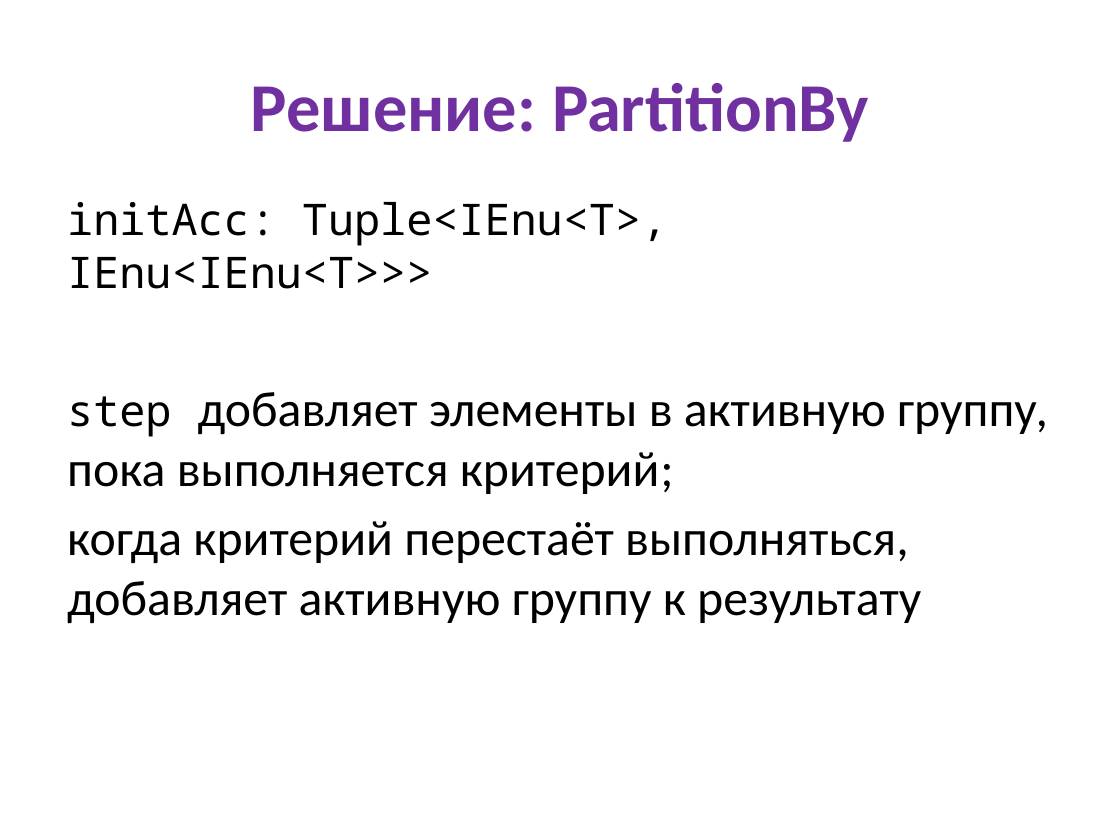
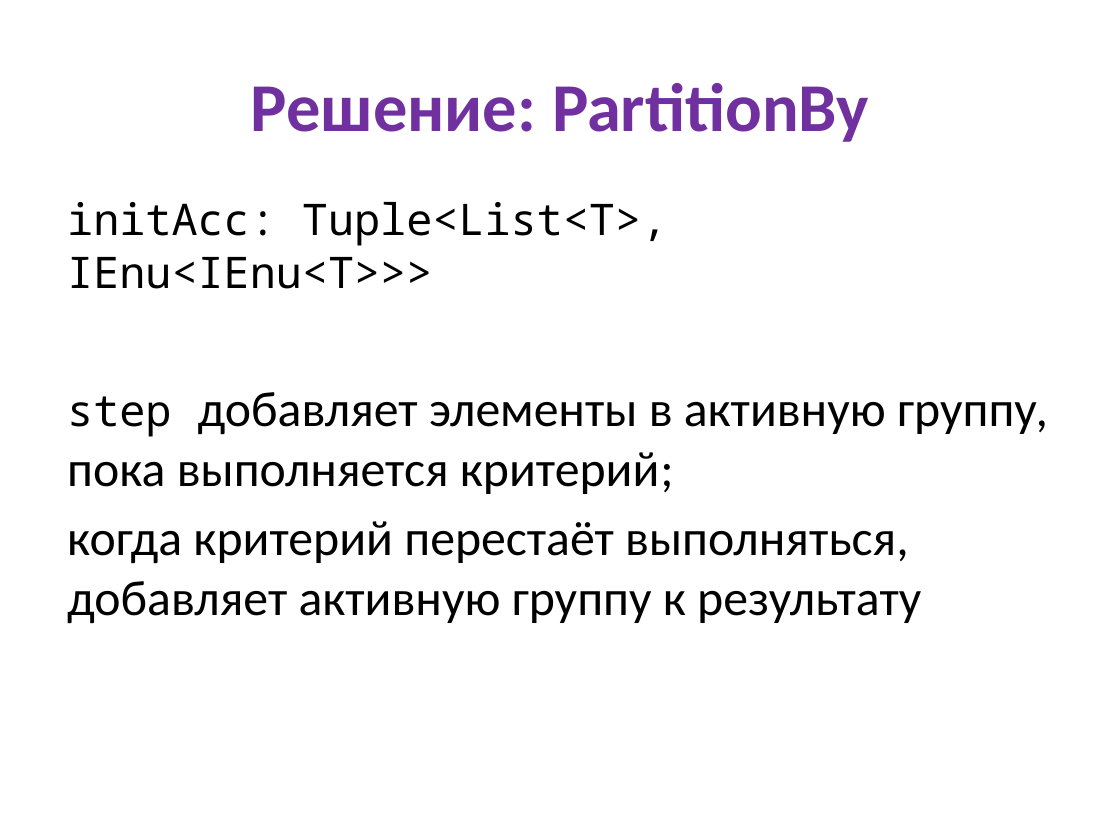
Before and after one commit to kontur-edu/intern-2014, a slide deck: slide 30 of 02-FP/FP in C# 2014.pptx. Drawn at 1120x840 pixels with LibreOffice and Linux fonts; fonts in the diff are those of the drawing. Boxes give left, top, right and bottom in pixels: in the first picture for what was removed or moved away, otherwise in the second. Text is boxed around its words. In the diff, an @@ line names an element or a change of style, - is before the commit and + after.

```diff
--- a/02-FP/FP in C# 2014.pptx
+++ b/02-FP/FP in C# 2014.pptx
@@ text at bbox=[67, 202, 667, 289]: text changed @@
-initAcc: Tuple<IEnu<T>, IEnu<IEnu<T>>>
+initAcc: Tuple<List<T>, IEnu<IEnu<T>>>
```
Also in this commit, not shown: 2 other files.
